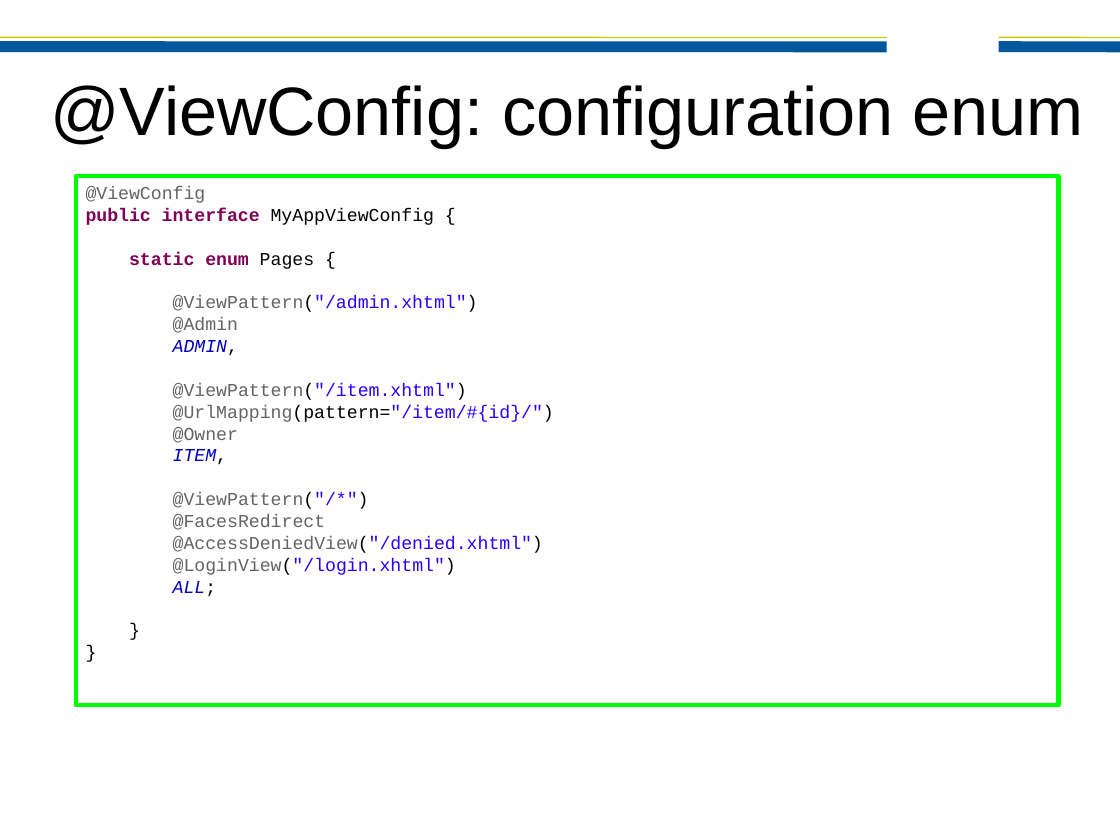
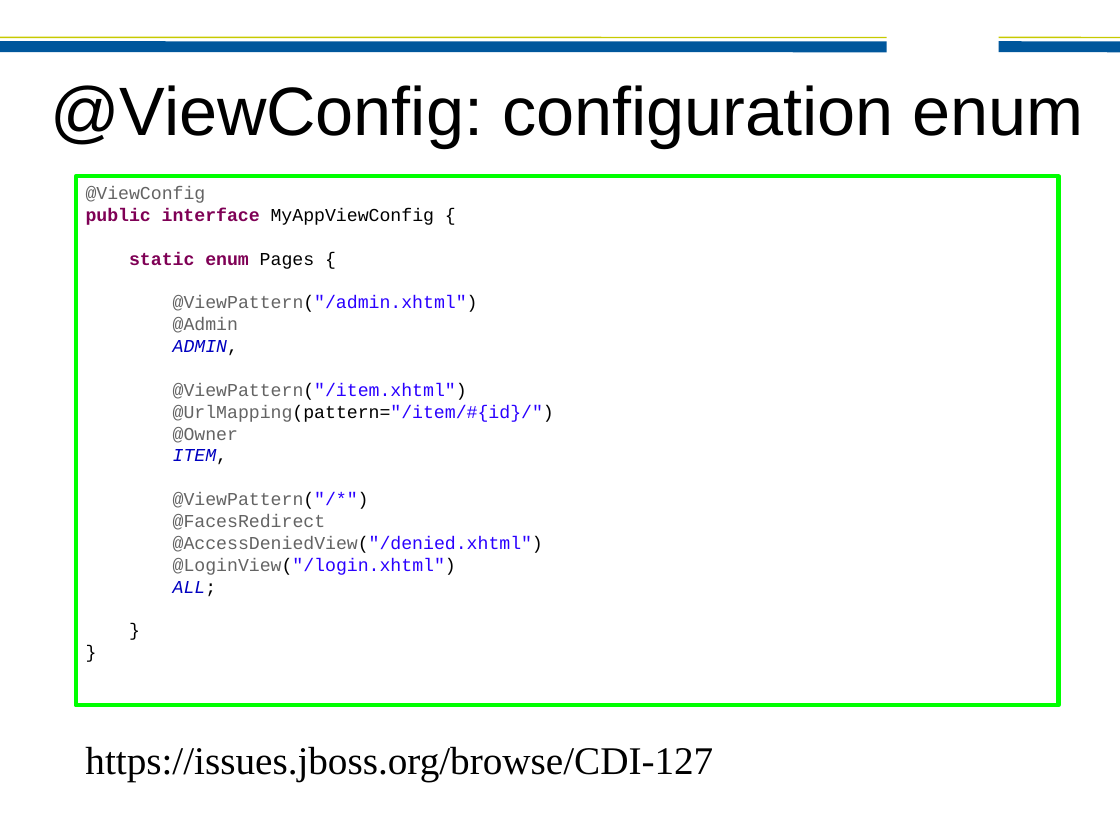
Before and after one commit to bleathem/talks, a slide deck: slide 41 of 2011-JAXConf-SeamFaces.odp (slide 39 before the commit). Drawn at 1120x840 pixels with LibreOffice and Linux fonts; fonts in the diff are those of the drawing; background and template pictures are left out. Boxes give left, top, right and bottom in pixels: in the first picture for what was removed or moved away, otherwise in the second. Text is boxed around its words. In the diff, an @@ line names an element or a change of style, - is before the commit and + after.

```diff
--- a/2011-JAXConf-SeamFaces.odp
+++ b/2011-JAXConf-SeamFaces.odp
@@ text added at [85, 746, 713, 782], 28 pt, text #000000 @@
+https://issues.jboss.org/browse/CDI-127
```
Also in this commit, not shown: 6 other slides changed, 2 slides added.
